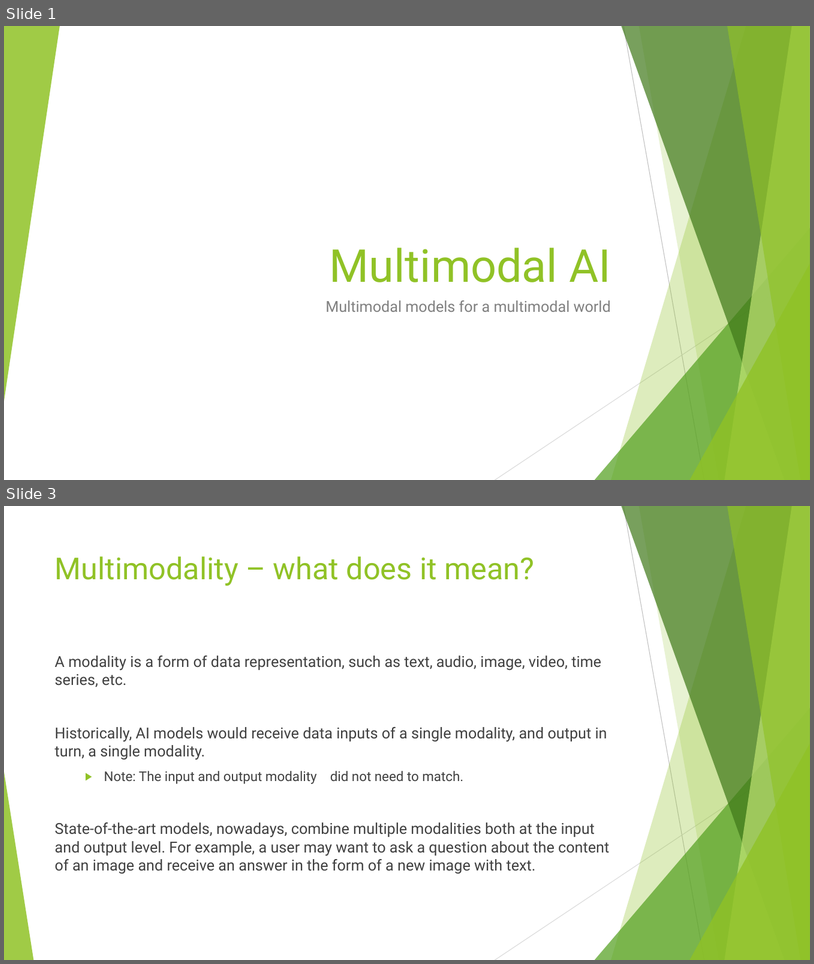
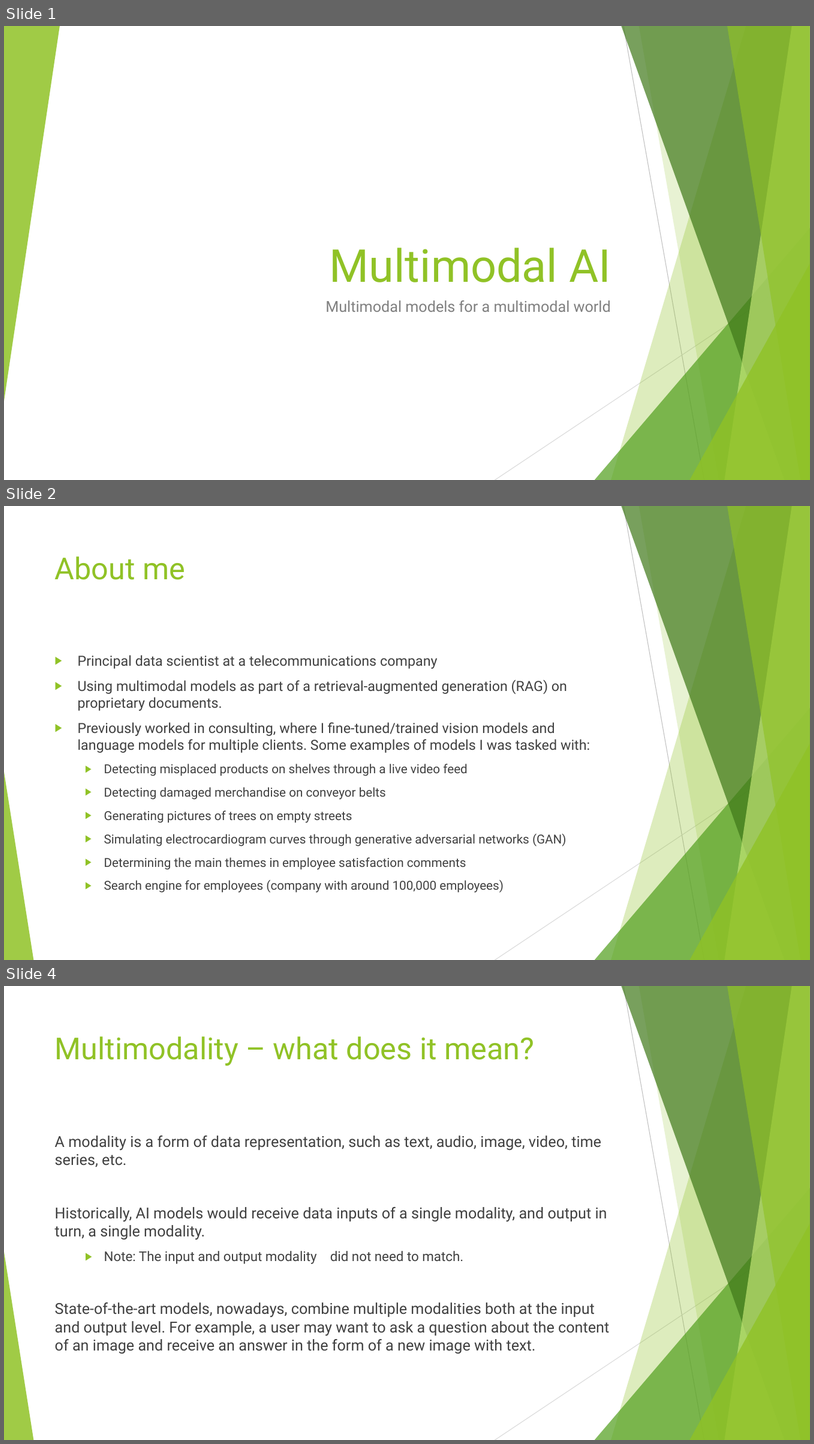
Before and after one commit to Mar-Dal/multimodal_pres, a slide deck: presentation/multimodal_presentation_2025-06-13.pptx. Shown one above the other, each under a label of ours: slides 1 and 3 before the commit, slides 1, 2 and 4 after it; the slides between them are not shown. The pictures are 814x964 and 814x1444 pixels, drawn with LibreOffice and Linux fonts; fonts in the diff are those of the drawing. Boxes give left, top, right and bottom in pixels: in the first picture for what was removed or moved away, otherwise in the second. Text is boxed around its words. In the diff, an @@ line names an element or a change of style, - is before the commit and + after.

```diff
--- a/presentation/multimodal_presentation_2025-06-13.pptx
+++ b/presentation/multimodal_presentation_2025-06-13.pptx
@@ slide 2 added at box(4, 506, 810, 960), background #FFFFFF; not listed: 10 template elements that a slide beside it also shows @@
@@ title added at box(55, 556, 185, 580), 36 pt, text #90C226 @@
+About me
@@ text added at box(78, 655, 590, 892), 14.8 pt, text #404040 @@
+▶ Principal data scientist at a telecommunications company
+▶ Using multimodal models as part of a retrieval-augmented generation (RAG) on proprietary documents.
+▶ Previously worked in consulting, where I fine-tuned/trained vision models and language models for multiple clients. Some examples of models I was tasked with:
+  ▶ Detecting misplaced products on shelves through a live video feed
+  ▶ Detecting damaged merchandise on conveyor belts
+  ▶ Generating pictures of trees on empty streets
+  ▶ Simulating electrocardiogram curves through generative adversarial networks (GAN)
+  ▶ Determining the main themes in employee satisfaction comments
+  ▶ Search engine for employees (company with around 100,000 employees)
@@ what was slide 3 is now slide 4 @@
```
Also in this commit, not shown: 4 slides changed, 1 other slide added.
